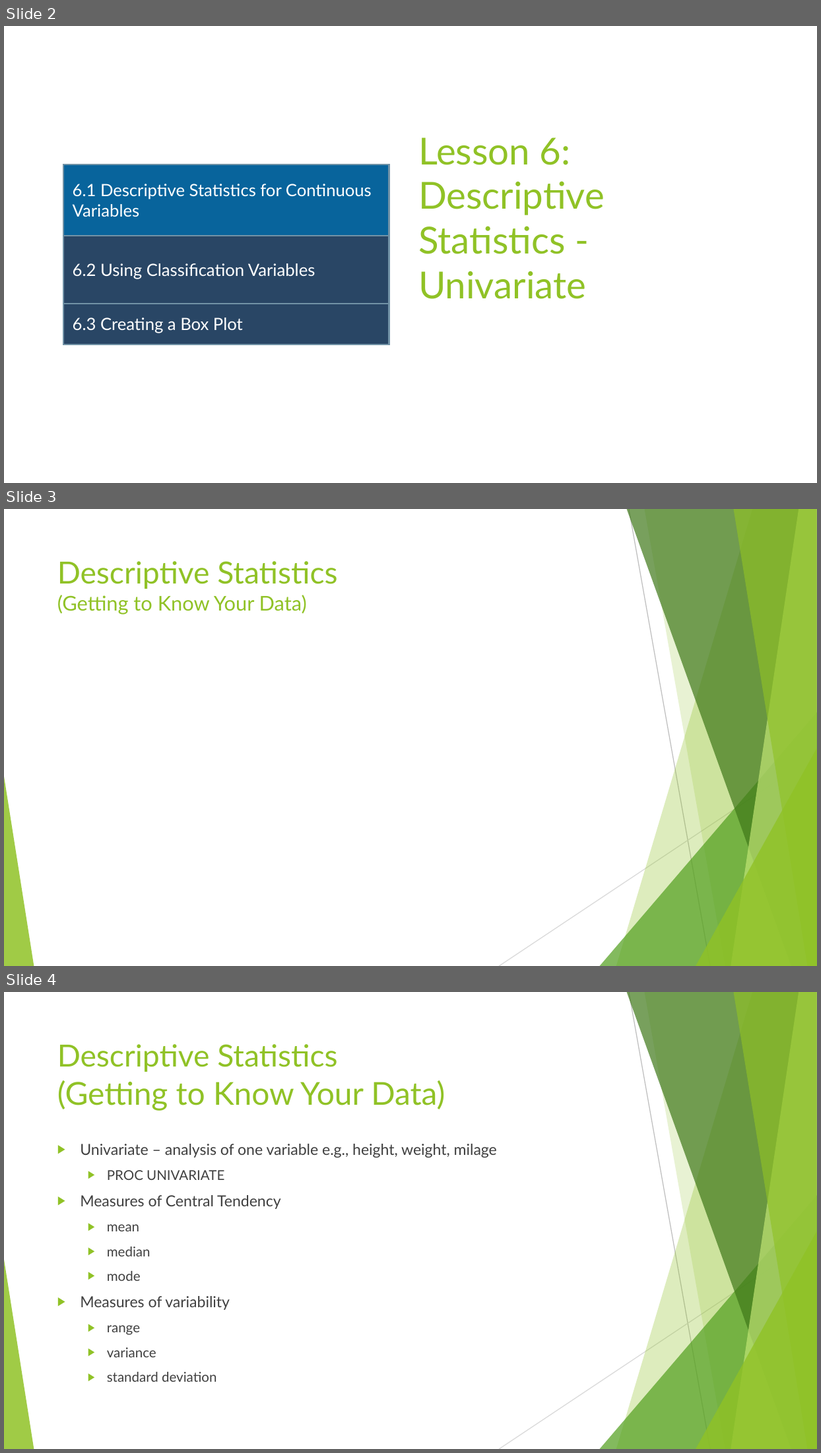
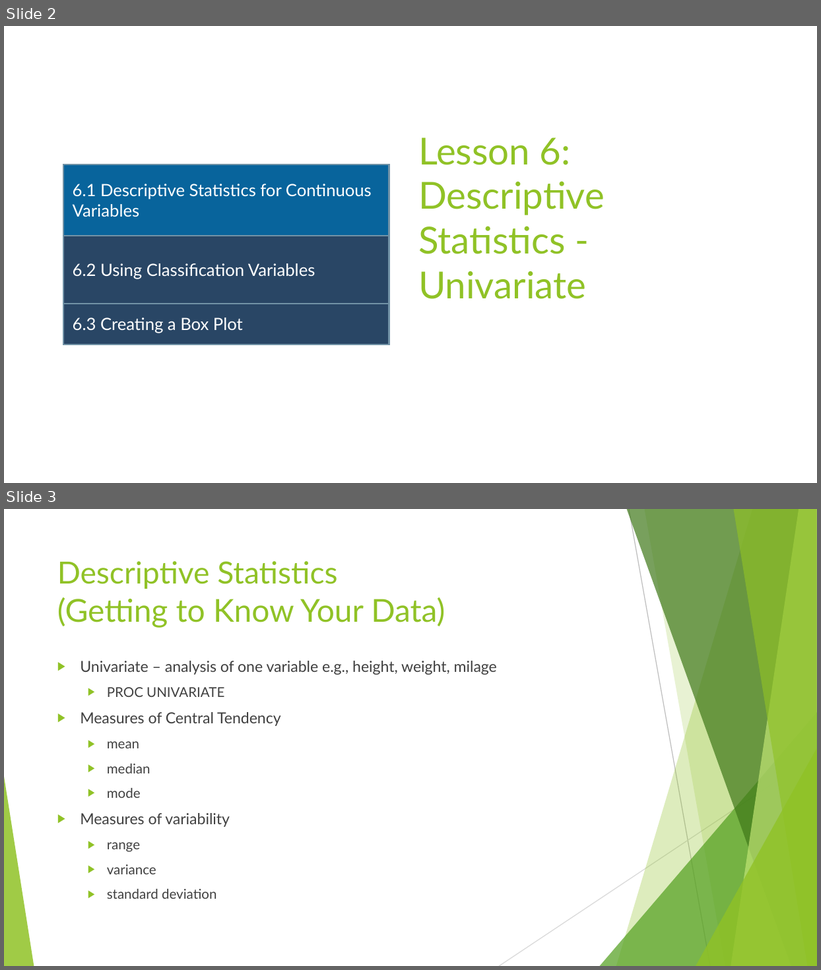
Before and after one commit to dokoch/Data_Mining_and_Analysis, a slide deck: 00_Classes/03_24_Wednesday/Cody_CH6.pptx. Shown one above the other, each under a label of ours: slides 2, 3 and 4 before the commit, slides 2 and 3 after it. The pictures are 821x1453 and 821x970 pixels, drawn with LibreOffice and Linux fonts; fonts in the diff are those of the drawing. Boxes give left, top, right and bottom in pixels: in the first picture for what was removed or moved away, otherwise in the second. Text is boxed around its words. In the diff, an @@ line names an element or a change of style, - is before the commit and + after.

```diff
--- a/00_Classes/03_24_Wednesday/Cody_CH6.pptx
+++ b/00_Classes/03_24_Wednesday/Cody_CH6.pptx
@@ slide 3 removed at (x1=4, y1=509, x2=817, y2=966), background #FFFFFF; not listed: 10 template elements that a slide beside it also shows @@
@@ title removed at (x1=57, y1=561, x2=337, y2=615) @@
-Descriptive Statistics
-(Getting to Know Your Data)
@@ rectangle removed at (x1=432, y1=697, x2=447, y2=701) @@
@@ what was slide 4 is now slide 3 @@
```
Also in this commit, not shown: 1 slide changed, 4 other files.
